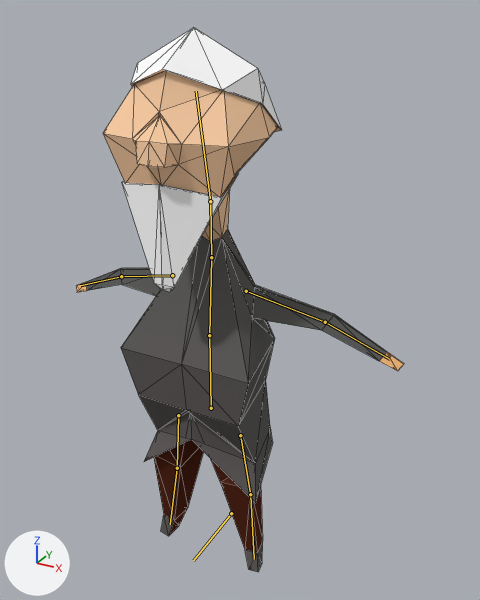
A saved change to the Blender file TheOvercoat/Assets/Models(blend)/Karakterler/armature1.blend.
Both versions are drawn from a 50 mm lens placed at (1.075, -1.688, 1.945), pointed at (0.116, 0.056, 1.073). Every picture has the same lights, and +X, +Y and +Z are marked at lower left. The bones that bend it are drawn over the model as lines. Mesh edges are drawn as thin lines.
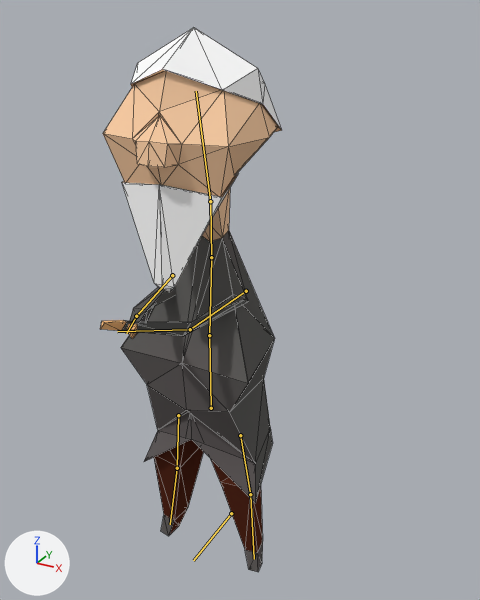
The newer file adds an action. The first version stands in its rest pose; the second is drawn at frame 0 of the action 'Fishing'.

Where the change shows, as pixel boxes (x1, y1, x2, y2) in the pictures (480 x 600 px):
'Cube.000', posed (44% narrower)
    before: (76, 28, 404, 572)
    after: (100, 28, 282, 572)

The change in detail:
Bone 'HandIK.R' (bone_handik_r) moves from (0.0, 0.0, 0.0) to (0.359, -1.095, -0.448).
Bone 'HandIK.L' (bone_handik_l) moves from (0.0, 0.0, 0.0) to (-0.359, -1.095, -0.448).
